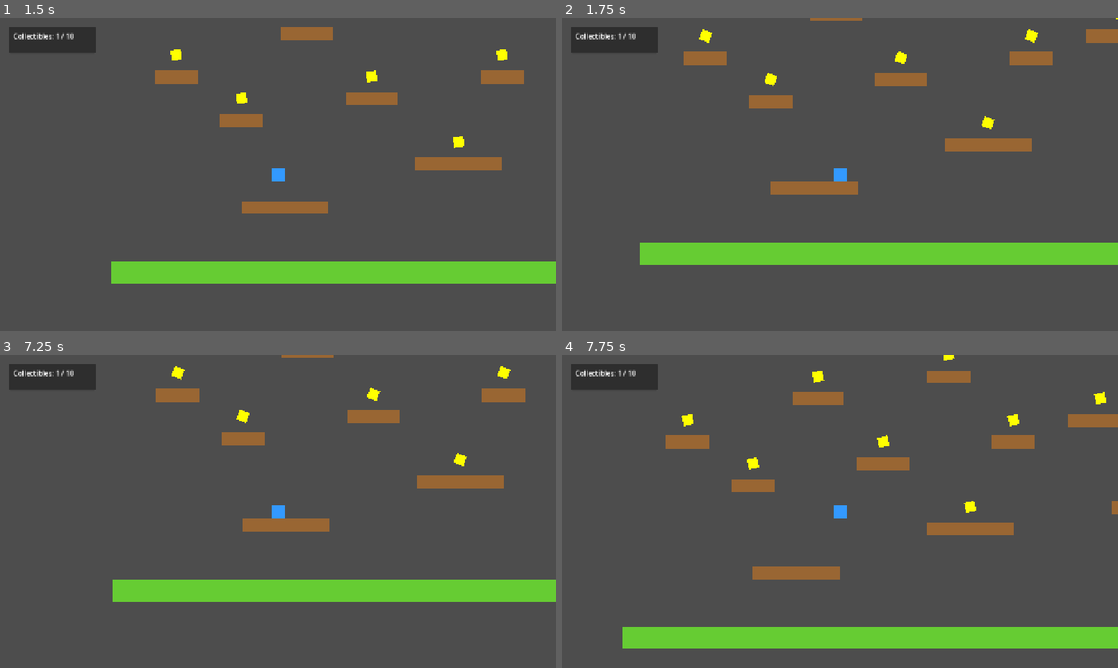
Above: before the commit, frames 1-4 (two rows, left to right).
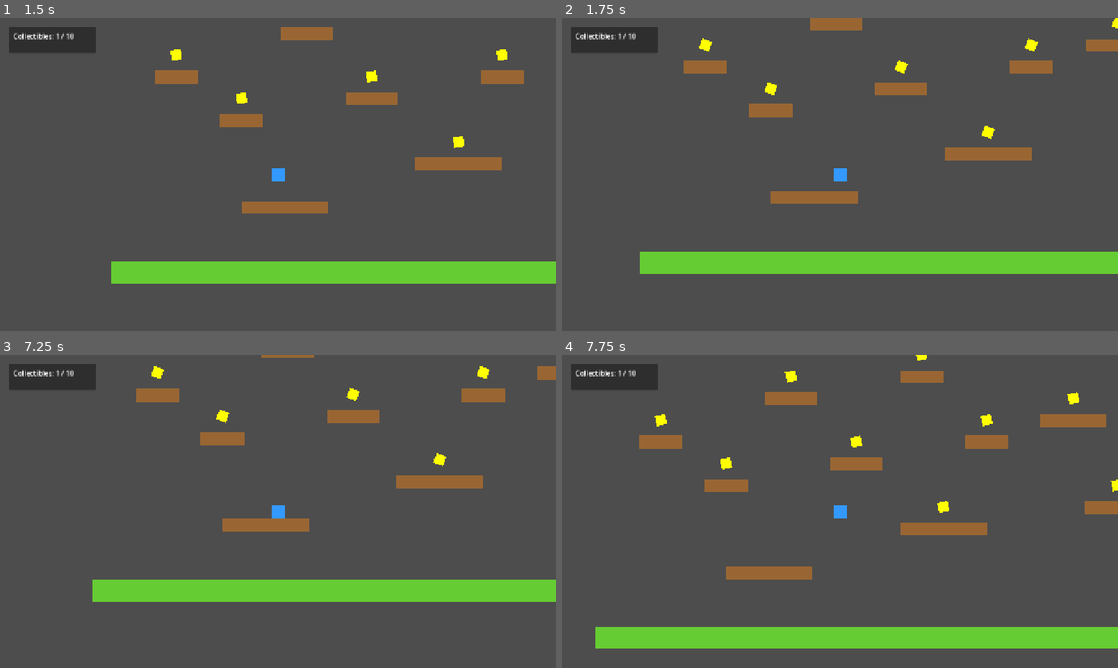
Above: after the commit, the same moments.

Repository: sniderg/math_game
Game: Godot game, scene res://scenes/Level.tscn
The game is run twice, just before and just after one commit, with the same random seed, the same clock (stepped at 60 frames per second) and the same inputs.
Inputs:
- Up to frame 1 (1.5 s): hold D (move_right) from 0.53 s (still down); tap Space (jump) at 0.77 s
- Up to frame 2 (1.75 s): keep holding D (move_right); tap Space (jump) at 1.52 s
- Up to frame 3 (7.25 s): release D (move_right) at 2.03 s; hold A (move_left) 2.03-2.78 s; hold D (move_right) 2.78-4.28 s; tap Space (jump) at 3.02, 3.77, 4.52, 6.02, 6.77 s; tap Escape (shoot) at 4.15 s; hold A (move_left) 4.28-5.03 s; hold D (move_right) 5.03-5.78 s; hold A (move_left) from 5.78 s (still down)
- Up to frame 4 (7.75 s): release A (move_left) at 7.28 s; hold D (move_right) from 7.28 s (still down); tap Space (jump) at 7.52 s

Frame 1 is identical in both runs. In frame 2, 9.9% of the frame differs, in the area x 14-100%, y 0-82%; in frame 3, 3.0%; in frame 4, 5.0%.
Error after the commit: Parse Error: Identifier "body_entered" not declared in the current scope. (res://scripts/Enemy.gd:26)

Commit message:
Add 4 enemies with patrol behavior, laser combat, and player death mechanics

Diff:
--- a/scenes/Level.tscn
+++ b/scenes/Level.tscn
@@ -1,8 +1,9 @@
-[gd_scene load_steps=11 format=3 uid="uid://bqxvh8yqxqxqx"]
+[gd_scene load_steps=13 format=3 uid="uid://bqxvh8yqxqxqx"]
 
 [ext_resource type="Script" uid="uid://5ne87e5ylbrf" path="res://scripts/Level.gd" id="1_0x8qx"]
 [ext_resource type="Script" uid="uid://dbturfqqmef2d" path="res://scripts/Player.gd" id="2_1x9qx"]
 [ext_resource type="Script" uid="uid://l5nuo45gixda" path="res://scripts/Collectible.gd" id="3_2x0qx"]
+[ext_resource type="Script" path="res://scripts/Enemy.gd" id="4_3x1qx"]
 
 [sub_resource type="RectangleShape2D" id="RectangleShape2D_1"]
 size = Vector2(32, 32)
@@ -24,6 +25,9 @@
 
 [sub_resource type="CircleShape2D" id="CircleShape2D_1"]
 radius = 20.0
+
+[sub_resource type="RectangleShape2D" id="RectangleShape2D_7"]
+size = Vector2(24, 24)
 
 [node name="Level" type="Node2D"]
 script = ExtResource("1_0x8qx")
@@ -36,6 +40,7 @@
 shape = SubResource("RectangleShape2D_1")
 
 [node name="Camera2D" type="Camera2D" parent="Player"]
+enabled = true
 
 [node name="Platforms" type="Node2D" parent="."]
 
@@ -237,6 +242,36 @@
 offset_bottom = 15.0
 color = Color(0.6, 0.4, 0.2, 1)
 
+[node name="Enemies" type="Node2D" parent="."]
+
+[node name="Enemy1" type="CharacterBody2D" parent="Enemies"]
+position = Vector2(400, 470)
+script = ExtResource("4_3x1qx")
+
+[node name="CollisionShape2D" type="CollisionShape2D" parent="Enemies/Enemy1"]
+shape = SubResource("RectangleShape2D_7")
+
+[node name="Enemy2" type="CharacterBody2D" parent="Enemies"]
+position = Vector2(800, 370)
+script = ExtResource("4_3x1qx")
+
+[node name="CollisionShape2D" type="CollisionShape2D" parent="Enemies/Enemy2"]
+shape = SubResource("RectangleShape2D_7")
+
+[node name="Enemy3" type="CharacterBody2D" parent="Enemies"]
+position = Vector2(600, 220)
+script = ExtResource("4_3x1qx")
+
+[node name="CollisionShape2D" type="CollisionShape2D" parent="Enemies/Enemy3"]
+shape = SubResource("RectangleShape2D_7")
+
+[node name="Enemy4" type="CharacterBody2D" parent="Enemies"]
+position = Vector2(450, 70)
+script = ExtResource("4_3x1qx")
+
+[node name="CollisionShape2D" type="CollisionShape2D" parent="Enemies/Enemy4"]
+shape = SubResource("RectangleShape2D_7")
+
 [node name="Collectibles" type="Node2D" parent="."]
 
 [node name="Collectible1" type="Area2D" parent="Collectibles"]
--- /dev/null
+++ b/scripts/Enemy.gd
@@ -0,0 +1,85 @@
+extends CharacterBody2D
+
+@export var speed = 100.0
+@export var patrol_distance = 100.0
+
+var gravity = ProjectSettings.get_setting("physics/2d/default_gravity")
+var start_position = Vector2.ZERO
+var patrol_direction = 1
+var is_alive = true
+
+func _ready():
+	# Add to enemies group
+	add_to_group("enemies")
+
+	# Store starting position for patrol
+	start_position = global_position
+
+	# Set up collision layers
+	collision_layer = 4  # Enemy is on layer 4
+	collision_mask = 2   # Enemy can collide with layer 2 (player)
+
+	# Create enemy sprite
+	create_enemy_sprite()
+
+	# Connect collision signals
+	body_entered.connect(_on_body_entered)
+	area_entered.connect(_on_area_entered)
+
+	print("Enemy spawned at position: ", global_position)
+
+func _physics_process(delta):
+	if not is_alive:
+		return
+
+	# Add gravity
+	if not is_on_floor():
+		velocity.y += gravity * delta
+
+	# Simple patrol movement
+	var distance_from_start = global_position.x - start_position.x
+
+	if distance_from_start > patrol_distance:
+		patrol_direction = -1
+	elif distance_from_start < -patrol_distance:
+		patrol_direction = 1
+
+	velocity.x = speed * patrol_direction
+
+	move_and_slide()
+
+func _on_body_entered(body):
+	if body.is_in_group("player"):
+		print("Enemy touched player! Player dies!")
+		body.die()
+
+func _on_area_entered(area):
+	if area.is_in_group("lasers"):
+		print("Enemy hit by laser! Enemy dies!")
+		die()
+
+func die():
+	is_alive = false
+	print("Enemy died at position: ", global_position)
+
+	# Play death animation
+	play_death_animation()
+
+	# Remove from scene
+	queue_free()
+
+func play_death_animation():
+	# Create a simple death animation
+	var tween = create_tween()
+	tween.tween_property(self, "scale", Vector2(1.5, 1.5), 0.1)
+	tween.tween_property(self, "scale", Vector2(0, 0), 0.1)
+	tween.tween_callback(print.bind("💀 Enemy destroyed!"))
+
+func create_enemy_sprite():
+	# Create a simple enemy sprite with ColorRect
+	var sprite = ColorRect.new()
+	sprite.name = "Sprite2D"
+	sprite.size = Vector2(24, 24)
+	sprite.color = Color(1, 0, 0, 1)  # Red color for enemies
+	sprite.position = Vector2(-12, -12)  # Center the sprite
+	add_child(sprite)
--- a/scripts/Level.gd
+++ b/scripts/Level.gd
@@ -87,7 +87,7 @@
 	canvas_layer.add_child(victory_label)
 
 func _on_player_fell():
-	# Reset player position if they fall off the level
+	# Reset player position if they fall off the level or die
 	if player:
 		# Reset player position
 		player.global_position = player_start_position
--- a/scripts/Player.gd
+++ b/scripts/Player.gd
@@ -14,9 +14,9 @@
 	add_to_group("player")
 	print("Player added to 'player' group")
 
-	# Player is on layer 2, scans for layer 1 (platforms)
+	# Player is on layer 2, scans for layer 1 (platforms) and layer 4 (enemies)
 	collision_layer = 2
-	collision_mask = 1
+	collision_mask = 5  # Can collide with layers 1 (platforms) and 4 (enemies)
 
 	print("Player collision layer: ", collision_layer, " mask: ", collision_mask)
 
@@ -63,7 +63,7 @@
 
 func die():
 	is_alive = false
-	print("Player died! Falling off the level.")
+	print("Player died! Starting over...")
 	# Notify the level that player died
 	get_parent()._on_player_fell()
 
@@ -75,6 +75,10 @@
 	# Create a laser projectile
 	var laser = Area2D.new()
 	laser.add_to_group("lasers")
+
+	# Set up collision layers for laser
+	laser.collision_layer = 8  # Laser is on layer 8
+	laser.collision_mask = 4   # Laser can hit layer 4 (enemies)
 
 	# Add collision shape
 	var collision_shape = CollisionShape2D.new()
